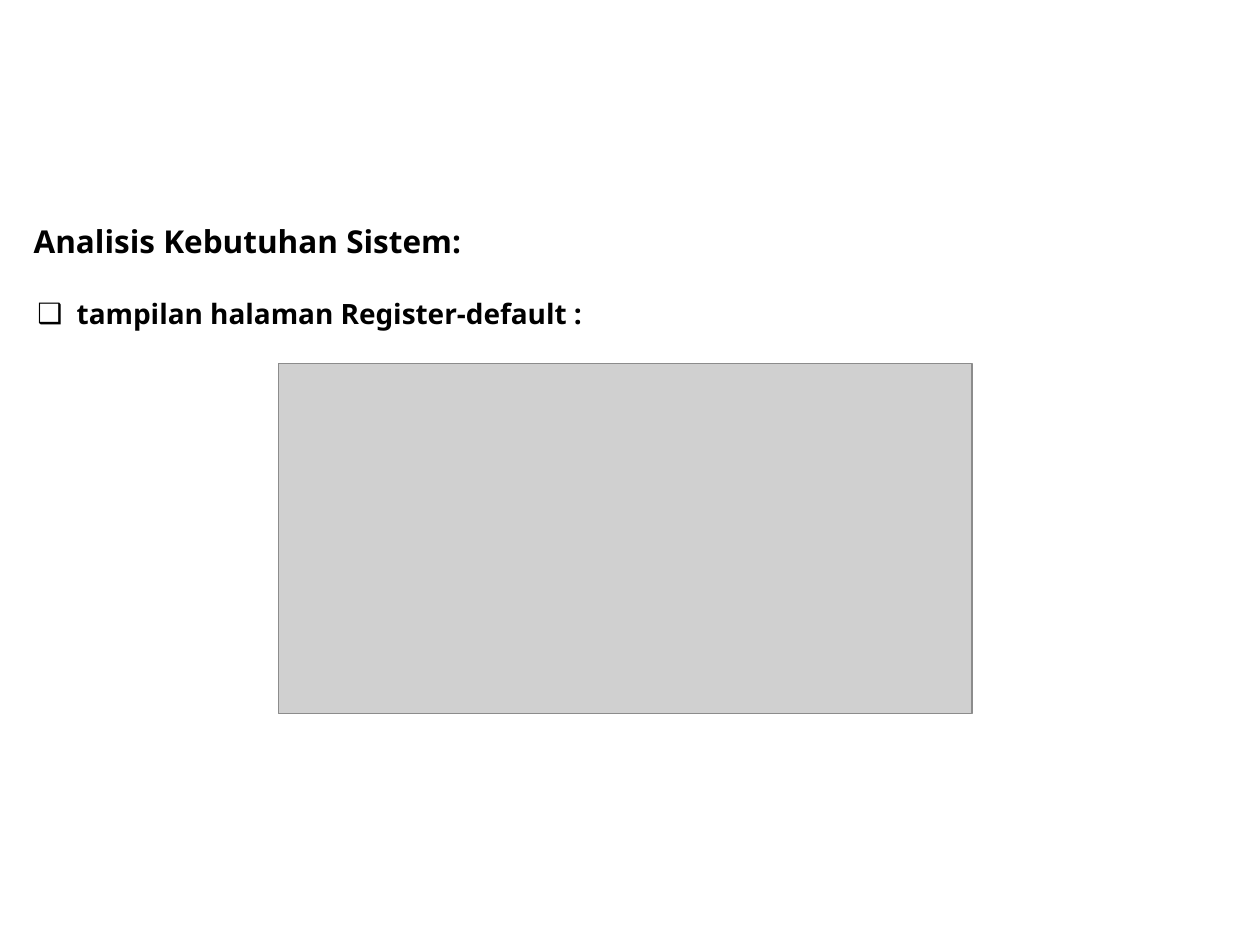
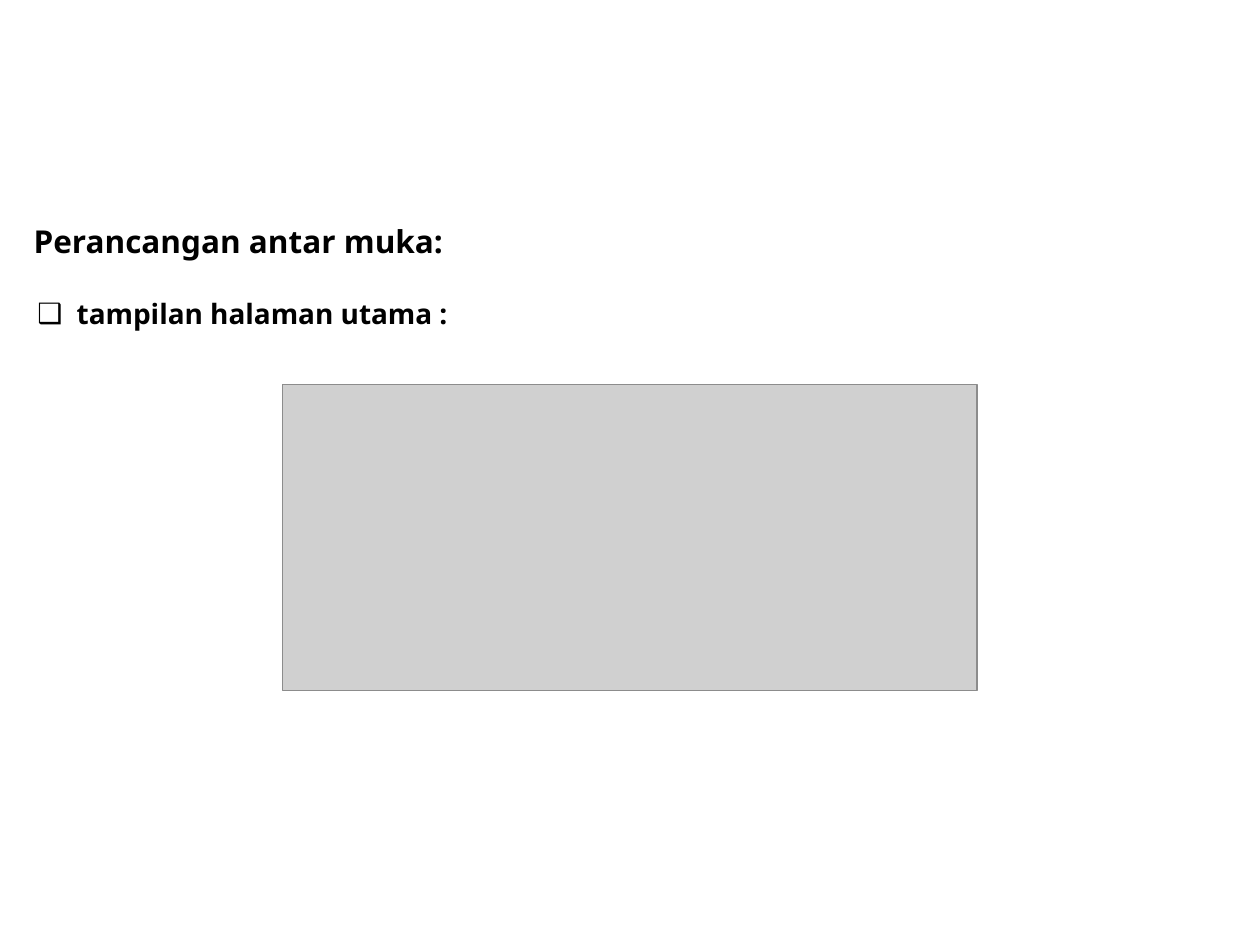
Before and after one commit to DoengJoeng/Skripsi, a slide deck: slide 14 of File Jurnal & point revisi/Persentasi Sistem Pakar.pptx. Drawn at 1260x945 pixels with LibreOffice and Linux fonts; fonts in the diff are those of the drawing; grey boxes stand for pictures; background and template pictures are left out. Boxes give left, top, right and bottom in pixels: in the first picture for what was removed or moved away, otherwise in the second. Text is boxed around its words. In the diff, an @@ line names an element or a change of style, - is before the commit and + after.

```diff
--- a/File Jurnal & point revisi/Persentasi Sistem Pakar.pptx
+++ b/File Jurnal & point revisi/Persentasi Sistem Pakar.pptx
@@ text at box(34, 229, 443, 261): text changed @@
-Analisis Kebutuhan Sistem:
+Perancangan antar muka:
@@ title at box(77, 302, 433, 331): text changed @@
-❑ tampilan halaman Register-default :
+❑ tampilan halaman utama :
@@ picture: place and size @@
-picture at box(278, 363, 973, 713)
+picture at box(282, 384, 976, 690)
```
Also in this commit, not shown: 2 other slides changed, 7 slides added.
